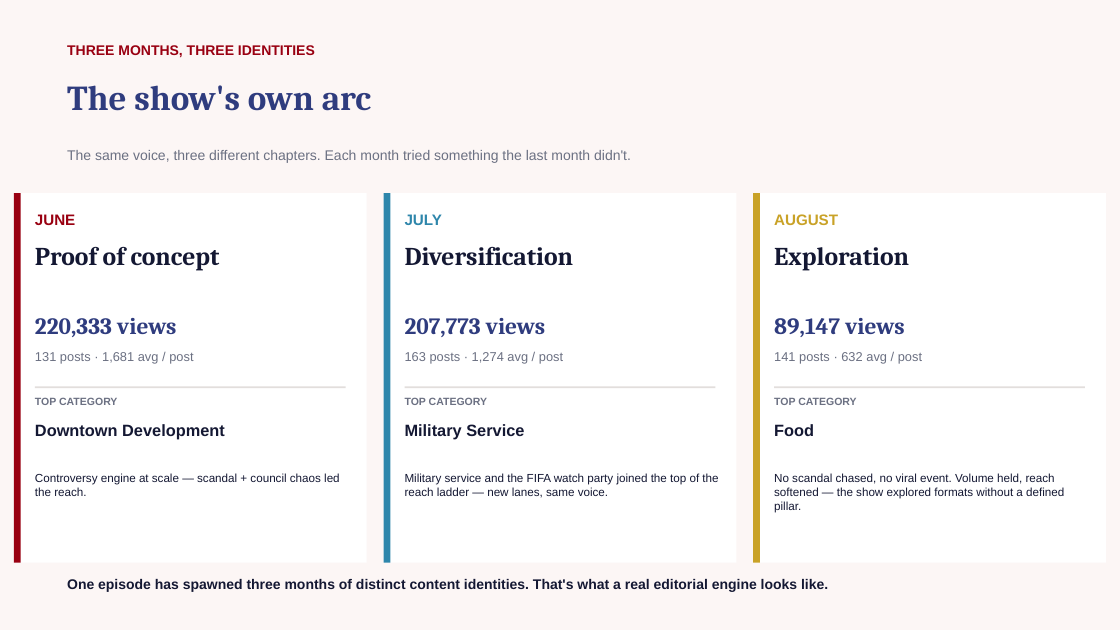
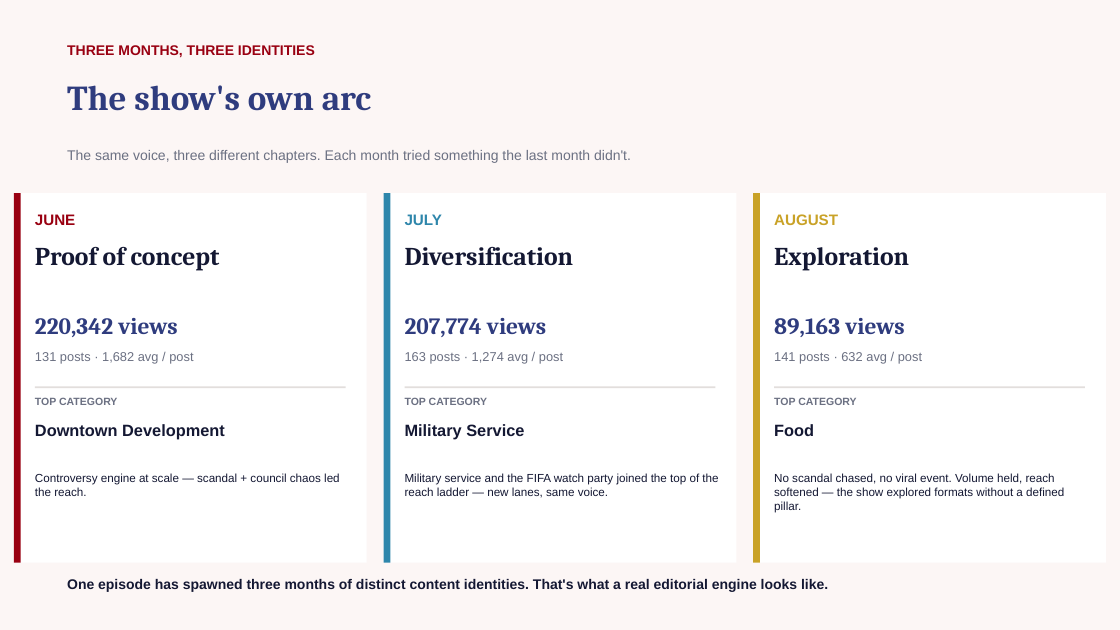
Before and after one commit to zvmmer/talking-downey-kpis, a slide deck: slide 3 of STATE_OF_THE_SHOW.pptx. Drawn at 1120x630 pixels with LibreOffice and Linux fonts; fonts in the diff are those of the drawing. Boxes give left, top, right and bottom in pixels: in the first picture for what was removed or moved away, otherwise in the second. Text is boxed around its words. In the diff, an @@ line names an element or a change of style, - is before the commit and + after.

```diff
--- a/STATE_OF_THE_SHOW.pptx
+++ b/STATE_OF_THE_SHOW.pptx
@@ text at box(35, 318, 177, 337): text changed @@
-220,333 views
+220,342 views
@@ text at box(405, 318, 546, 337): text changed @@
-207,773 views
+207,774 views
@@ text at box(774, 318, 904, 337): text changed @@
-89,147 views
+89,163 views
@@ text at box(35, 352, 193, 364): text changed @@
-131 posts · 1,681 avg / post
+131 posts · 1,682 avg / post
```
Also in this commit, not shown: 4 other slides changed, 5 other files.
